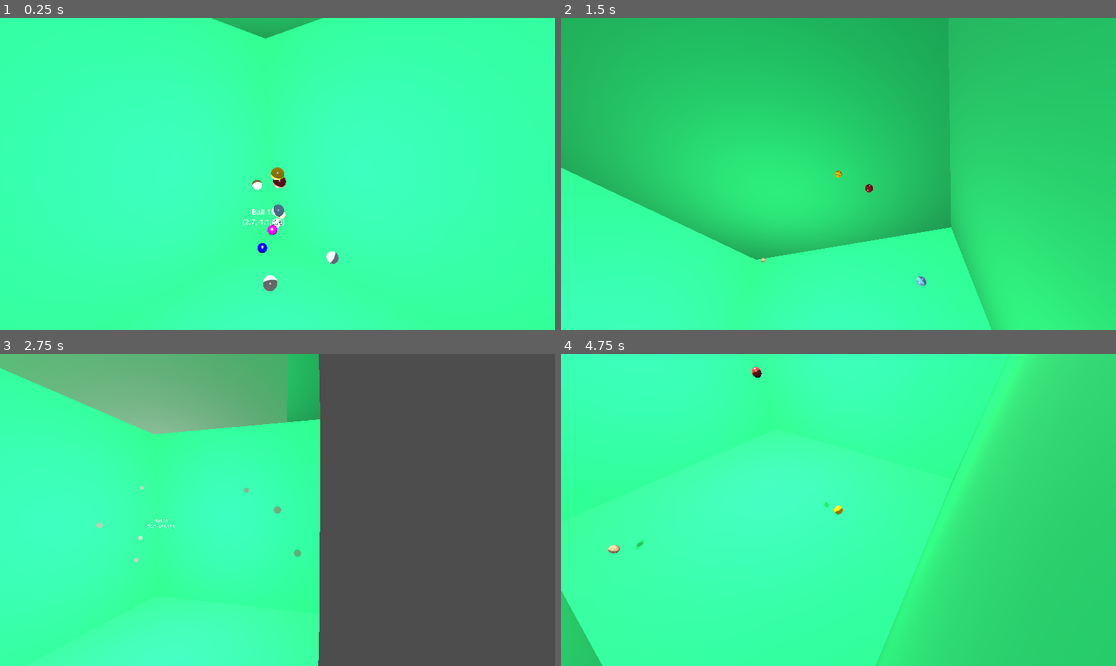
Above: before the commit, frames 1-4 (two rows, left to right).
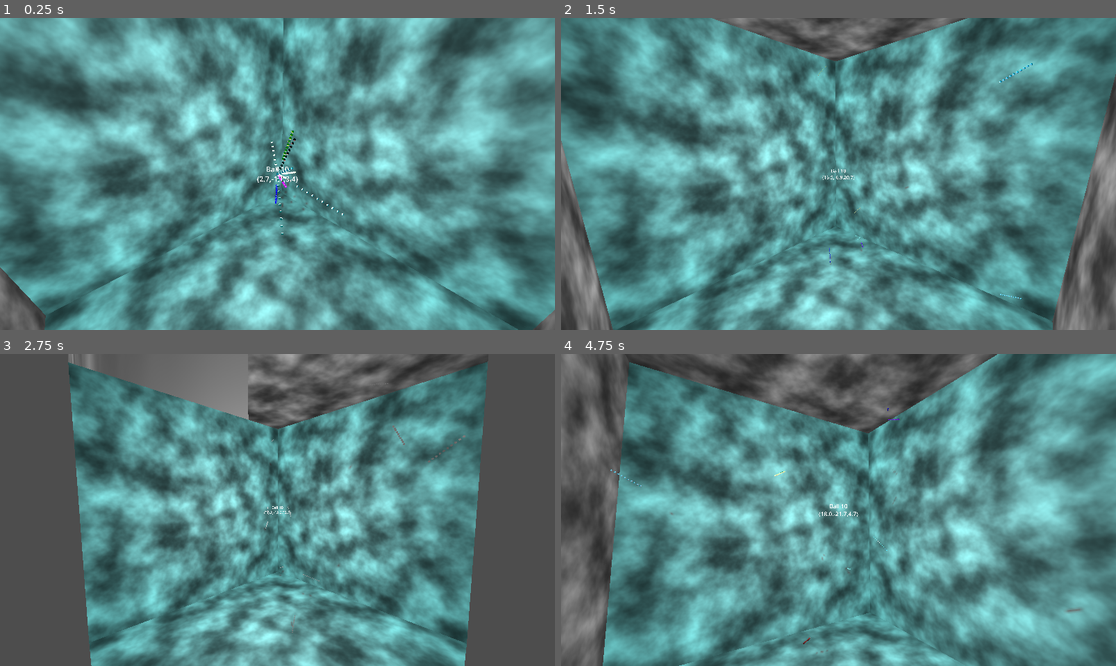
Above: after the commit, the same moments.

Repository: kasworld/gd4game3d
Game: Godot game, scene res://main.tscn
Same seed, same stepped clock (60 frames per second), same inputs: the game is played once before the commit and once after it.
Inputs:
- Up to frame 1 (0.25 s): no input
- Up to frame 2 (1.5 s): no input
- Up to frame 3 (2.75 s): no input
- Up to frame 4 (4.75 s): no input

The runs differ from the first frame. In frame 1, 100% of the frame differs, in the area x 0-100%, y 0-100%; in frame 2, 100%; in frame 3, 81%; in frame 4, 100%.

Commit message:
tailed ball

Diff:
--- a/ball/ball.gd
+++ b/ball/ball.gd
@@ -1,24 +1,45 @@
 class_name Ball extends Node3D
 
 const SPEED_LIMIT :float = 100
-var alive :bool
-var life_start :float
 
 var velocity :Vector3
 var bounce_area :AABB
 var radius :float
 
+var sphere_count :int = 10
+var sphere_list = []
+var sphere_cursor :int
+
 func init(ba :AABB, p :Vector3)->void:
-	alive = true
-	life_start = Time.get_unix_time_from_system()
 	$Sphere.material.albedo_color = NamedColorList.color_list.pick_random()[0]
 	bounce_area = ba
-	position = p
 	radius = $Sphere.radius
 	velocity = Vector3( (randf()-0.5)*SPEED_LIMIT,(randf()-0.5)*SPEED_LIMIT,(randf()-0.5)*SPEED_LIMIT)
+	for i in sphere_count:
+		var sp = $Sphere.duplicate()
+		add_child(sp)
+		sp.position = p
+		sp.visible = true
+		sphere_list.append(sp)
+
+func move(delta :float)->void:
+	var old_sphere = sphere_list[sphere_cursor%sphere_count]
+	sphere_cursor +=1
+	sphere_list[sphere_cursor%sphere_count].position = old_sphere.position
+	move_sphere(delta, sphere_list[sphere_cursor%sphere_count])
+
+func move_sphere(delta: float, sp :CSGSphere3D) -> void:
+	sp.position += velocity * delta
+	var bn = Bounce.bounce3d(sp.position,velocity,bounce_area,radius)
+	sp.position = bn.position
+	velocity = bn.velocity
+	for i in 3:
+		# change vel on bounce
+		if bn.bounced[i] != 0 :
+			velocity[i] = -random_positive(bounce_area.size[i]/2)*bn.bounced[i]
+
+func random_positive(w :float)->float:
+	return randf_range(w/10,w)
 
 func _physics_process(delta: float) -> void:
-	position += velocity * delta
-	var bn = Bounce.bounce3d(position,velocity,bounce_area,radius)
-	position = bn.position
-	velocity = bn.velocity
+	move(delta)
--- a/ball/ball.tscn
+++ b/ball/ball.tscn
@@ -11,7 +11,8 @@
 script = ExtResource("1_wik6k")
 
 [node name="Sphere" type="CSGSphere3D" parent="."]
-radius = 1.0
+visible = false
+radius = 0.2
 radial_segments = 100
 rings = 100
 material = SubResource("StandardMaterial3D_c7uip")
--- a/main.gd
+++ b/main.gd
@@ -6,6 +6,7 @@
 var ball_list = []
 var b_box :AABB
 func _ready() -> void:
+	$DirectionalLight3D.position = $BoundBox.size *0.45
 	$DirectionalLight3D.look_at(Vector3.ZERO)
 	b_box = AABB( $BoundBox.position -$BoundBox.size/2, $BoundBox.size)
 	add_ball()
--- a/main.tscn
+++ b/main.tscn
@@ -1,22 +1,27 @@
-[gd_scene load_steps=4 format=3 uid="uid://c7o2uicaj4xv7"]
+[gd_scene load_steps=6 format=3 uid="uid://c7o2uicaj4xv7"]
 
 [ext_resource type="Script" path="res://main.gd" id="1_nnvt2"]
 [ext_resource type="PackedScene" uid="uid://cpm7kd6k102e" path="res://moving_camera/moving_camera.tscn" id="3_81qi8"]
 
-[sub_resource type="StandardMaterial3D" id="StandardMaterial3D_t38wf"]
+[sub_resource type="FastNoiseLite" id="FastNoiseLite_oh2di"]
+
+[sub_resource type="NoiseTexture2D" id="NoiseTexture2D_4uuaj"]
+seamless = true
+noise = SubResource("FastNoiseLite_oh2di")
+
+[sub_resource type="StandardMaterial3D" id="StandardMaterial3D_h4o2a"]
 transparency = 1
-albedo_color = Color(0, 0.670588, 0.32549, 1)
-albedo_texture_force_srgb = true
-albedo_texture_msdf = true
-emission = Color(0, 0.45098, 0, 1)
-normal_enabled = true
+albedo_color = Color(0.501961, 0.501961, 0.501961, 1)
+albedo_texture = SubResource("NoiseTexture2D_4uuaj")
+anisotropy = 1.0
 
 [node name="Main" type="Node3D"]
 script = ExtResource("1_nnvt2")
 
 [node name="DirectionalLight3D" type="DirectionalLight3D" parent="."]
-transform = Transform3D(1, 0, 0, 0, 1, 0, 0, 0, 1, 50, 50, 50)
+light_color = Color(0, 1, 1, 1)
 shadow_enabled = true
+directional_shadow_max_distance = 1000.0
 
 [node name="OmniLight3D" type="OmniLight3D" parent="."]
 light_energy = 100.0
@@ -29,7 +34,7 @@
 cast_shadow = 2
 flip_faces = true
 size = Vector3(100, 100, 100)
-material = SubResource("StandardMaterial3D_t38wf")
+material = SubResource("StandardMaterial3D_h4o2a")
 
 [node name="MovingCamera" parent="." instance=ExtResource("3_81qi8")]
 
--- a/moving_camera/moving_camera.gd
+++ b/moving_camera/moving_camera.gd
@@ -14,7 +14,7 @@
 
 	bounce_area = ba
 	position = p
-	radius = 10
+	radius = 15
 	velocity = Vector3( (randf()-0.5)*SPEED_LIMIT,(randf()-0.5)*SPEED_LIMIT,(randf()-0.5)*SPEED_LIMIT)
 
 func _process(delta: float) -> void:
